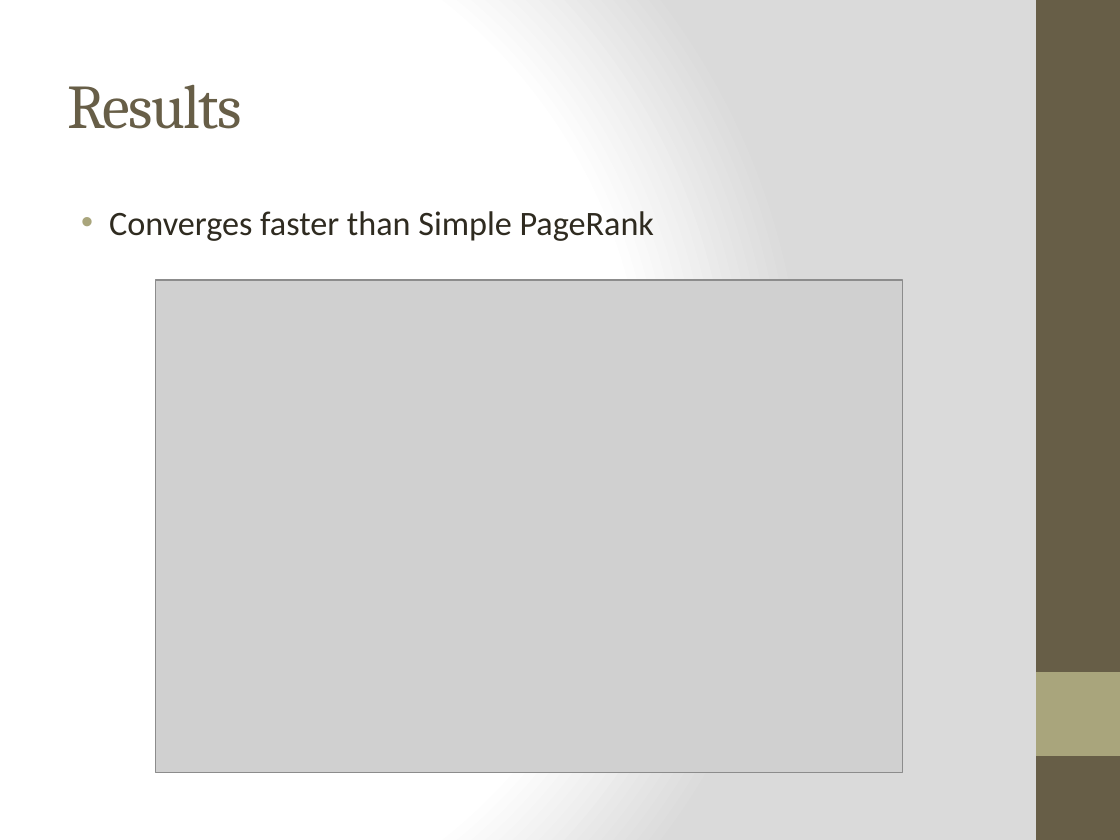
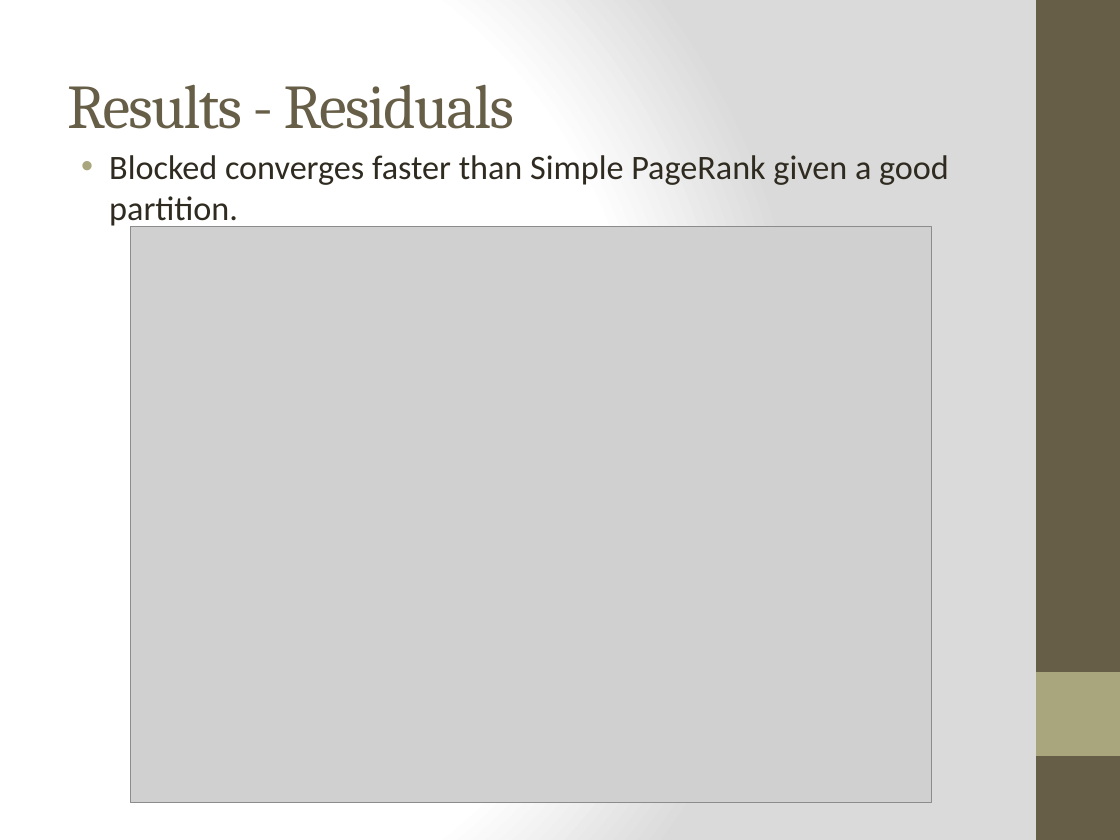
Before and after one commit to piranna0/CS5300P2, a slide deck: slide 10 of presentation.pptx. Drawn at 1120x840 pixels with LibreOffice and Linux fonts; fonts in the diff are those of the drawing; grey boxes stand for pictures. Boxes give left, top, right and bottom in pixels: in the first picture for what was removed or moved away, otherwise in the second. Text is boxed around its words. In the diff, an @@ line names an element or a change of style, - is before the commit and + after.

Commit message:
Powerpoint update

```diff
--- a/presentation.pptx
+++ b/presentation.pptx
@@ title at <box>67,84,514,129</box>: text changed @@
-Results
+Results - Residuals
@@ text at <box>109,155,949,229</box>: text changed @@
-• Converges faster than Simple PageRank
+• Blocked converges faster than Simple PageRank given a good partition.
@@ picture: place and size @@
-picture at <box>156,280,903,773</box>
+picture at <box>131,227,932,803</box>
```
Also in this commit, not shown: 1 slide added, 1 slide removed.
